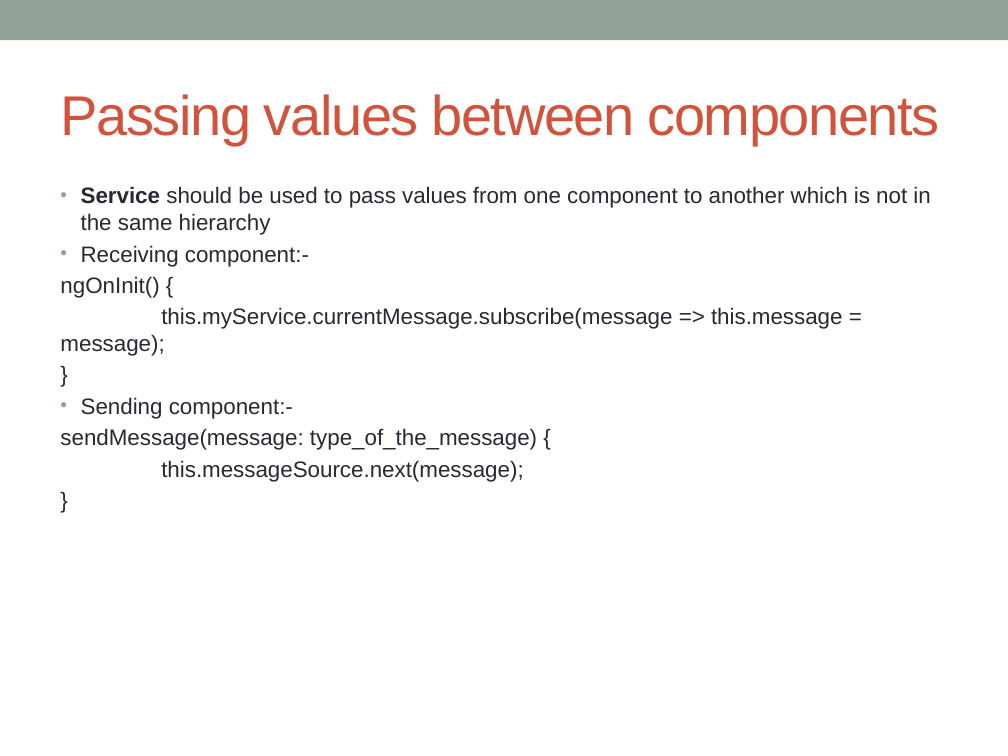
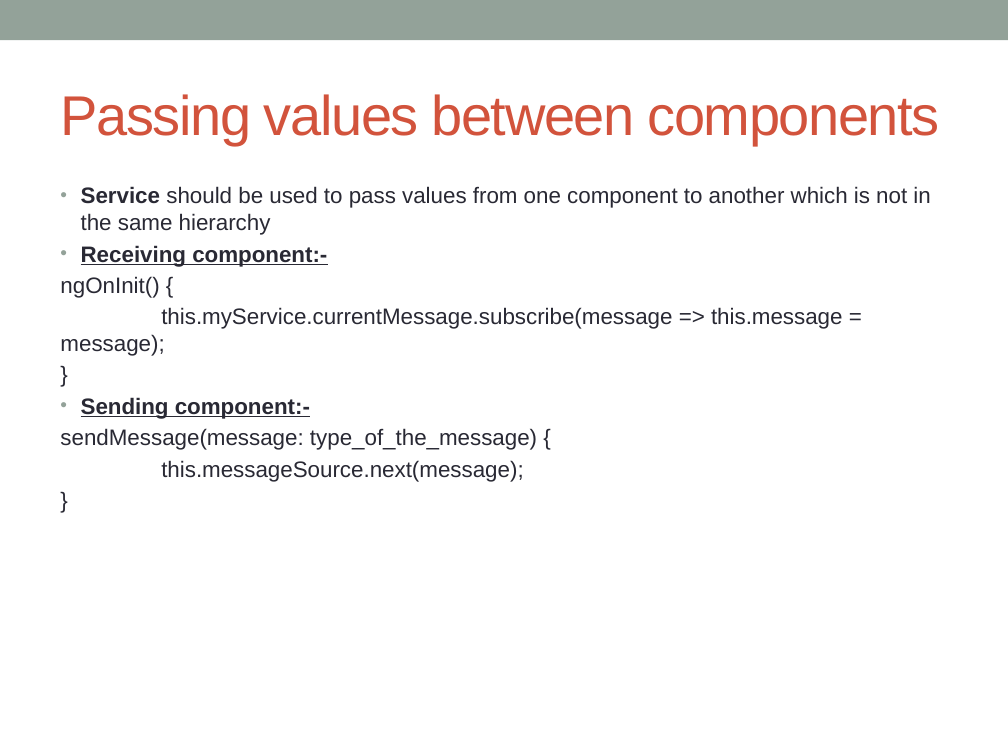
Before and after one commit to notionquest/ProjectDocumentation, a slide deck: slide 6 of Angular.pptx. Drawn at 1008x756 pixels with LibreOffice and Linux fonts; fonts in the diff are those of the drawing. Boxes give left, top, right and bottom in pixels: in the first picture for what was removed or moved away, otherwise in the second. Text is boxed around its words. In the diff, an @@ line names an element or a change of style, - is before the commit and + after.

```diff
--- a/Angular.pptx
+++ b/Angular.pptx
@@ text at (81,245,327,419): bold on, underline on in "Receiving component:-", "Sending component:-" @@
```
Also in this commit, not shown: 1 other slide changed, 6 slides added.
